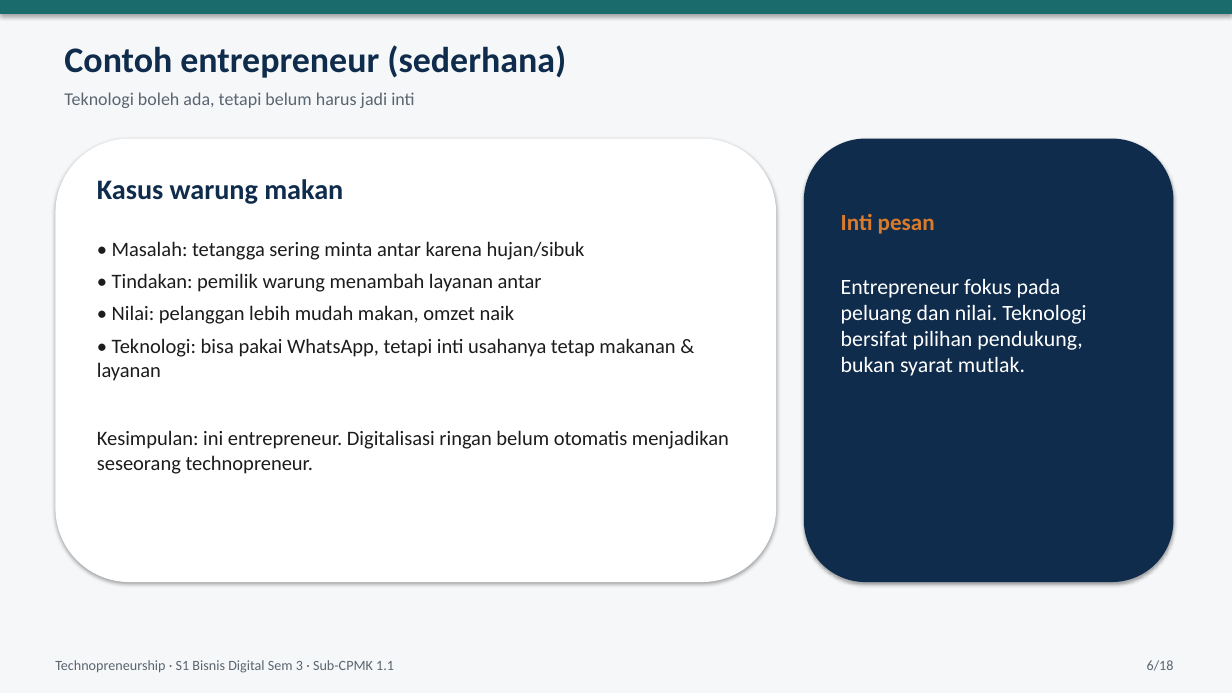
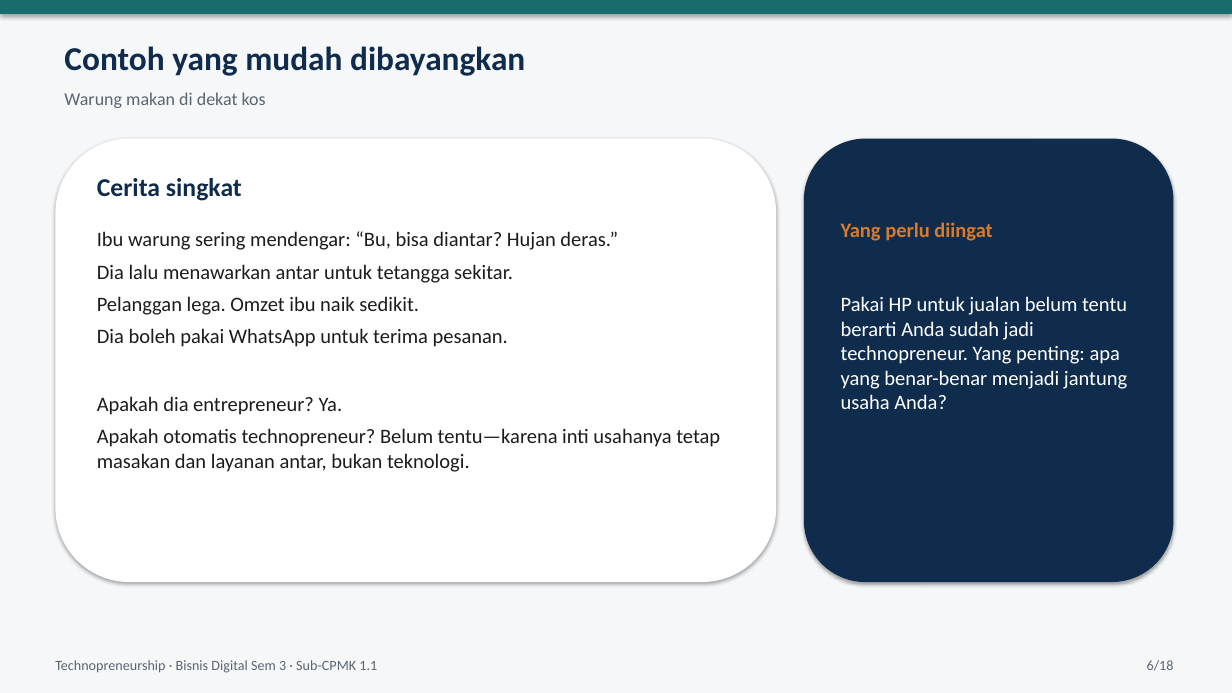
Before and after one commit to yusepa165-hue/Latihan-1, a slide deck: slide 6 of materi-technopreneurship/ppt/PPT01_SubCPMK_1_1_Entrepreneur_Technopreneur_Bisnis_Digital.pptx. Drawn at 1232x693 pixels with LibreOffice and Linux fonts; fonts in the diff are those of the drawing. Boxes give left, top, right and bottom in pixels: in the first picture for what was removed or moved away, otherwise in the second. Text is boxed around its words. In the diff, an @@ line names an element or a change of style, - is before the commit and + after.

```diff
--- a/materi-technopreneurship/ppt/PPT01_SubCPMK_1_1_Entrepreneur_Technopreneur_Bisnis_Digital.pptx
+++ b/materi-technopreneurship/ppt/PPT01_SubCPMK_1_1_Entrepreneur_Technopreneur_Bisnis_Digital.pptx
@@ text at [64,46,525,76]: text changed; size 28 to 26 pt @@
-Contoh entrepreneur (sederhana)
+Contoh yang mudah dibayangkan
@@ text at [64,92,266,108]: text changed @@
-Teknologi boleh ada, tetapi belum harus jadi inti
+Warung makan di dekat kos
@@ text at [97,178,242,201]: text changed; size 22 to 20 pt @@
-Kasus warung makan
+Cerita singkat
@@ text at [97,231,720,472]: text changed @@
-• Masalah: tetangga sering minta antar karena hujan/sibuk
-• Tindakan: pemilik warung menambah layanan antar
-• Nilai: pelanggan lebih mudah makan, omzet naik
-• Teknologi: bisa pakai WhatsApp, tetapi inti usahanya tetap makanan & layanan
-Kesimpulan: ini entrepreneur. Digitalisasi ringan belum otomatis menjadikan seseorang technopreneur.
+Ibu warung sering mendengar: “Bu, bisa diantar? Hujan deras.”
+Dia lalu menawarkan antar untuk tetangga sekitar.
+Pelanggan lega. Omzet ibu naik sedikit.
+Dia boleh pakai WhatsApp untuk terima pesanan.
+Apakah dia entrepreneur? Ya.
+Apakah otomatis technopreneur? Belum tentu—karena inti usahanya tetap masakan dan layanan antar, bukan teknologi.
@@ text at [841,222,992,241]: text changed; size 18 to 16 pt @@
-Inti pesan
+Yang perlu diingat
@@ text at [841,296,1127,409]: text changed; size 17 to 16 pt @@
-Entrepreneur fokus pada peluang dan nilai. Teknologi bersifat pilihan pendukung, bukan syarat mutlak.
+Pakai HP untuk jualan belum tentu berarti Anda sudah jadi technopreneur. Yang penting: apa yang benar-benar menjadi jantung usaha Anda?
@@ text at [55,660,377,673]: text changed @@
-Technopreneurship · S1 Bisnis Digital Sem 3 · Sub-CPMK 1.1
+Technopreneurship · Bisnis Digital Sem 3 · Sub-CPMK 1.1
```
Also in this commit, not shown: 15 other slides changed, 2 slides added, 2 slides removed, 1 other file.
